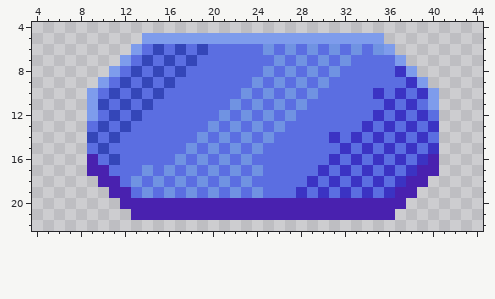
File history of a pixel-art file, Assets/Sprites/Tiles/BlueMagicTile.aseprite. That is the earlier state.
50x25 pixels, 1 frame. Shown: x 4..44, y 4..22.
The result:
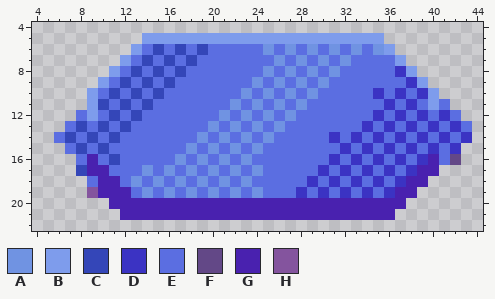
Palette (. is transparent): A #7093e2  B #7e9cec  C #3446b8  D #3b33c3  E #5b6ee1  F #634887  G #4921af  H #84549e
Edits made:
layer "Layer 2" added
--- layer "Layer 2"
@@ x 4..44 @@
 10 .....BECECECEEEEEEEAEAEAEAEEEEEDEDEDB....
-11 .....BCECECEEEEEEEAEAEAEAEEEEEEEDEDEB....
-12 .....BECECEEEEEEEAEAEAEAEEEEEEEDEDEDE....
-13 .....ECECEEEEEEEAEAEAEAEEEEEEEDEDEDED....
-14 .....CECEEEEEEEAEAEAEAEEEEEDEDEDEDEDE....
-15 .....ECEEEEEEEAEAEAEAEEEEEEEDEDEDEDED....
-16 .....GECEEEEEAEAEAEAEEEEEEEDEDEDEDEDG....
-17 .....GGEEEAEAEAEAEAEAEEEEEDEDEDEDEDGG....
-18 ......GGEAEAEAEAEAEAEEEEEDEDEDEDEDGG.....
-19 .......GGEAEAEAEAEAEAEEEDEDEDEDEDGG......
-20 ........GGGGGGGGGGGGGGGGGGGGGGGGGG.......
-21 .........GGGGGGGGGGGGGGGGGGGGGGGG........
+11 .....BCECECEEEEEEEAEAEAEAEEEEEEEDEDEBE...
+12 ....EBECECEEEEEEEAEAEAEAEEEEEEEDEDEDEDE..
+13 ...ECECECEEEEEEEAEAEAEAEEEEEEEDEDEDEDEDE.
+14 ..ECECECEEEEEEEAEAEAEAEEEEEDEDEDEDEDEDED.
+15 ...ECECEEEEEEEAEAEAEAEEEEEEEDEDEDEDEDED..
+16 ....EGECEEEEEAEAEAEAEEEEEEEDEDEDEDEDGEF..
+17 ....CGGEEEAEAEAEAEAEAEEEEEDEDEDEDEDGG....
+18 .....EGGEAEAEAEAEAEAEEEEEDEDEDEDEDGG.....
+19 .....HGGGEAEAEAEAEAEAEEEDEDEDEDEDGG......
+20 .......GGGGGGGGGGGGGGGGGGGGGGGGGGG.......
+21 ........GGGGGGGGGGGGGGGGGGGGGGGGG........
 22 .........................................
Boxes around the changes in both pictures, in picture pixels (x1, y1, x2, y2):
added: (439, 99, 472, 165)
added: (54, 110, 131, 220)
